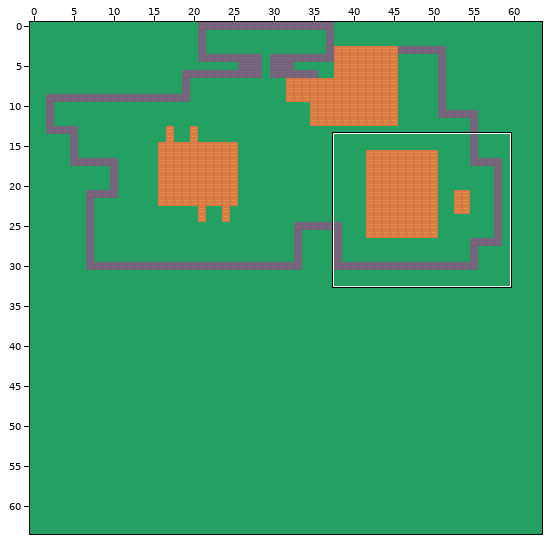
One commit to this Tiled map: assets/tiled/mapFarm.tmx. The picture above shows the old version from afar; the outline marks the close-up.
Close-up. The starting point:
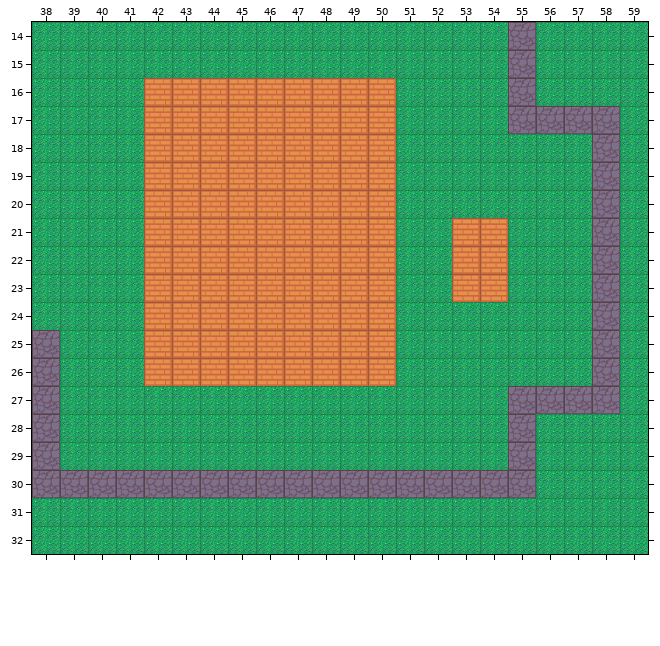
Cells are 64x64 px. Shown: x 38..59, y 14..32. The commit also changed other parts of the map, which this record leaves out.
New version:
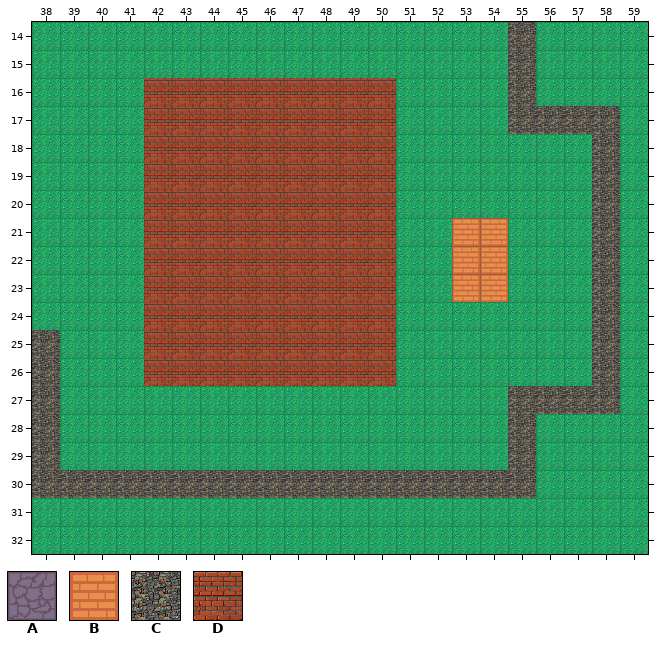
Key: from "tileset": A 1, B 3, C 8, D 9.
_ is an empty cell, . an unchanged one.
From old to new:
--- layer "walls"
@@ x 38..58 @@
-14 .................A...
-15 .................A...
-16 ....BBBBBBBBB....A...
-17 ....BBBBBBBBB....AAAA
-18 ....BBBBBBBBB.......A
-19 ....BBBBBBBBB.......A
-20 ....BBBBBBBBB.......A
-21 ....BBBBBBBBB.......A
-22 ....BBBBBBBBB.......A
-23 ....BBBBBBBBB.......A
-24 ....BBBBBBBBB.......A
-25 A...BBBBBBBBB.......A
-26 A...BBBBBBBBB.......A
-27 A................AAAA
-28 A................A...
-29 A................A...
-30 AAAAAAAAAAAAAAAAAA...
+14 .................C...
+15 .................C...
+16 ....DDDDDDDDD....C...
+17 ....DDDDDDDDD....CCCC
+18 ....DDDDDDDDD.......C
+19 ....DDDDDDDDD.......C
+20 ....DDDDDDDDD.......C
+21 ....DDDDDDDDD.......C
+22 ....DDDDDDDDD.......C
+23 ....DDDDDDDDD.......C
+24 ....DDDDDDDDD.......C
+25 C...DDDDDDDDD.......C
+26 C...DDDDDDDDD.......C
+27 C................CCCC
+28 C................C...
+29 C................C...
+30 CCCCCCCCCCCCCCCCCC...
